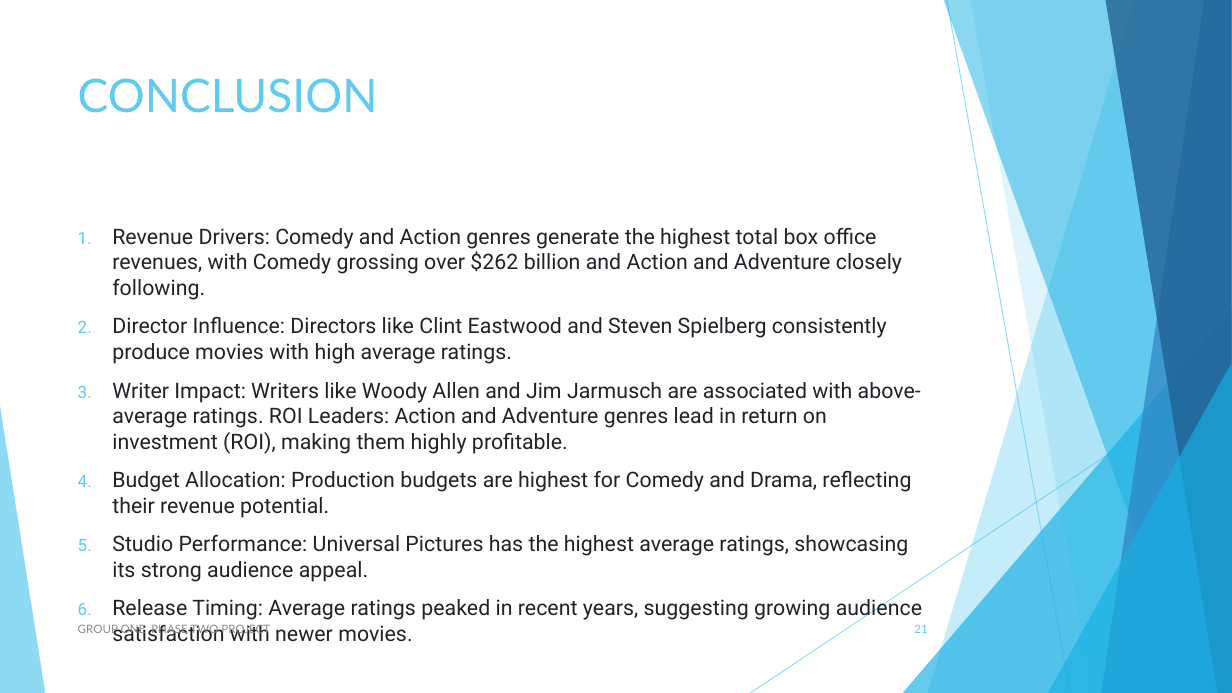
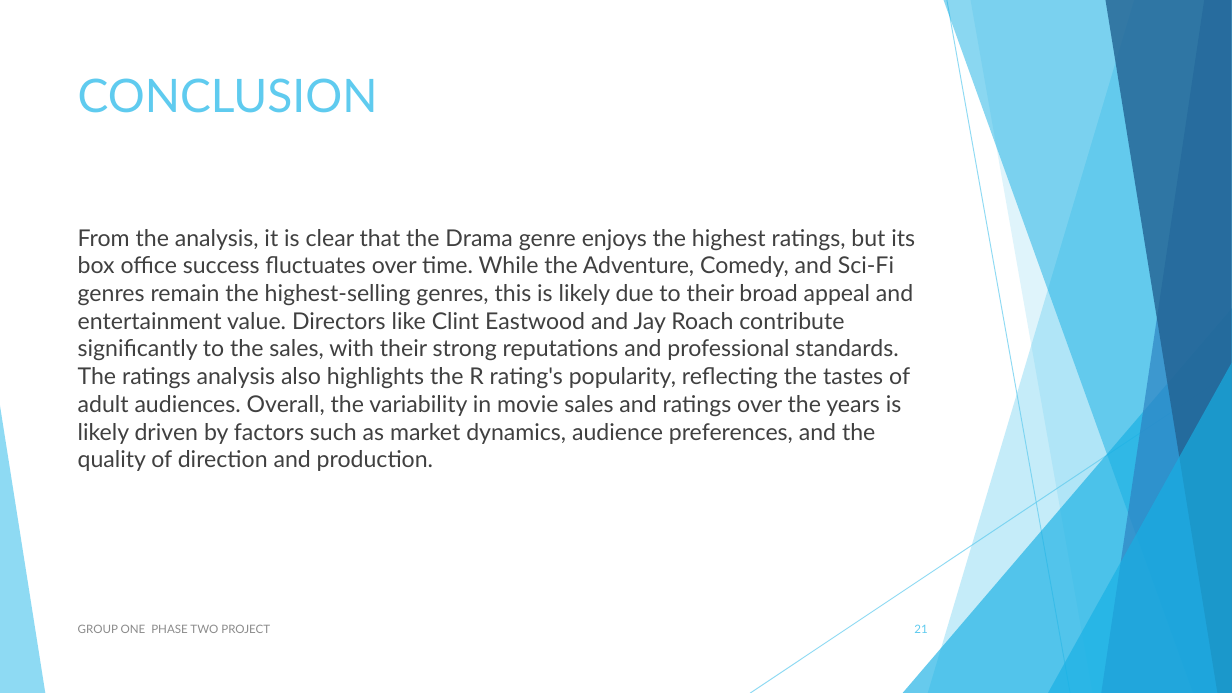
Before and after one commit to Sego-Mich/group_one_phase_two_project, a slide deck: slide 21 of PHASE TWO NON _TECH.pptx. Drawn at 1232x693 pixels with LibreOffice and Linux fonts; fonts in the diff are those of the drawing. Boxes give left, top, right and bottom in pixels: in the first picture for what was removed or moved away, otherwise in the second. Text is boxed around its words. In the diff, an @@ line names an element or a change of style, - is before the commit and + after.

```diff
--- a/PHASE TWO NON _TECH.pptx
+++ b/PHASE TWO NON _TECH.pptx
@@ text at [78,229,915,471]: text changed; size 16.6 to 18 pt; font Roboto to Lato; text colour #1F2328 to #404040 @@
-1. Revenue Drivers: Comedy and Action genres generate the highest total box office revenues, with Comedy grossing over $262 billion and Action and Adventure closely following.
-2. Director Influence: Directors like Clint Eastwood and Steven Spielberg consistently produce movies with high average ratings.
-3. Writer Impact: Writers like Woody Allen and Jim Jarmusch are associated with above-average ratings. ROI Leaders: Action and Adventure genres lead in return on investment (ROI), making them highly profitable.
-4. Budget Allocation: Production budgets are highest for Comedy and Drama, reflecting their revenue potential.
-5. Studio Performance: Universal Pictures has the highest average ratings, showcasing its strong audience appeal.
-6. Release Timing: Average ratings peaked in recent years, suggesting growing audience satisfaction with newer movies.
+From the analysis, it is clear that the Drama genre enjoys the highest ratings, but its box office success fluctuates over time. While the Adventure, Comedy, and Sci-Fi genres remain the highest-selling genres, this is likely due to their broad appeal and entertainment value. Directors like Clint Eastwood and Jay Roach contribute significantly to the sales, with their strong reputations and professional standards. The ratings analysis also highlights the R rating's popularity, reflecting the tastes of adult audiences. Overall, the variability in movie sales and ratings over the years is likely driven by factors such as market dynamics, audience preferences, and the quality of direction and production.
```
Also in this commit, not shown: 7 other files.
